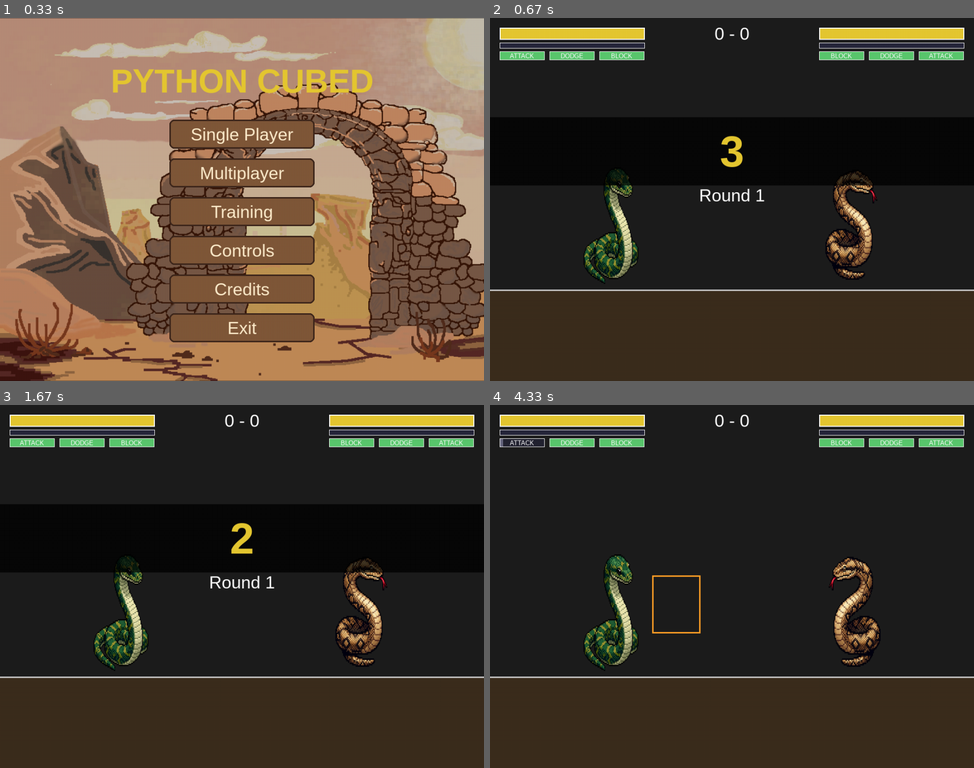
Above: before the commit, frames 1-4 (two rows, left to right).
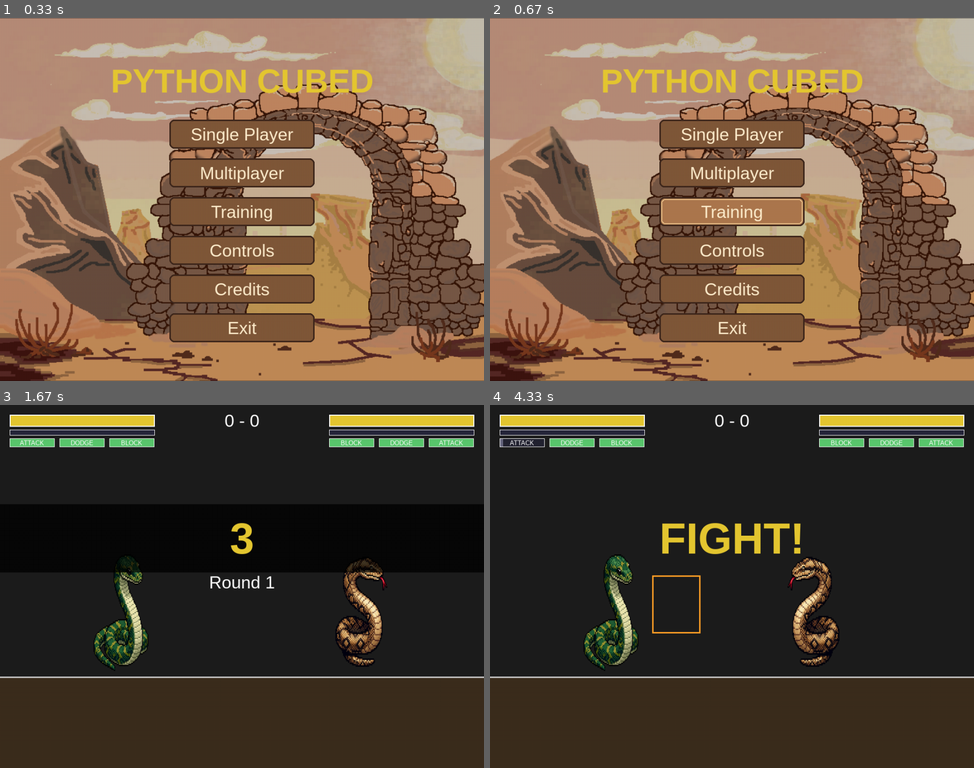
Above: after the commit, the same moments.

Repository: AveryDaGamer/Python-Cubed
Game: pygame game, started from Python Cubed/Pygame/menu.py
The game is run twice, just before and just after one commit, with the same random seed, the same clock (stepped at 60 frames per second) and the same inputs.
Inputs (mouse positions are in pixels of both pictures, inside the frame that each line leads up to):
- Up to frame 1 (0.33 s): no input
- Up to frame 2 (0.67 s): click "Training" at 0.38 s
- Up to frame 3 (1.67 s): click (242, 521) at 0.72 s, where only the run after the commit has a clickable "Single Player"; click (159, 539) at 1.05 s, where only the run after the commit has a clickable "Level 1"
- Up to frame 4 (4.33 s): click (548, 506) at 3.95 s; tap E at 4.23 s

Frame 1 is identical in both runs. In frame 2, 98% of the frame differs, in the area x 0-100%, y 0-100%; in frame 3, 0.1%; in frame 4, 4.0%.

Commit message:
Update menu.py

Diff:
--- a/Python Cubed/Pygame/menu.py
+++ b/Python Cubed/Pygame/menu.py
@@ -283,6 +283,8 @@
     elif state == "multi":
         state = game.run_game(screen, mode="multi")
     elif state == "training":
-        state = game.run_game(screen, mode="training")  # ESC + Quit Match to leave
+        state = "menu"
+    else:
+        raise ValueError(f"Unknown state: {state}")
 
 pygame.quit()
